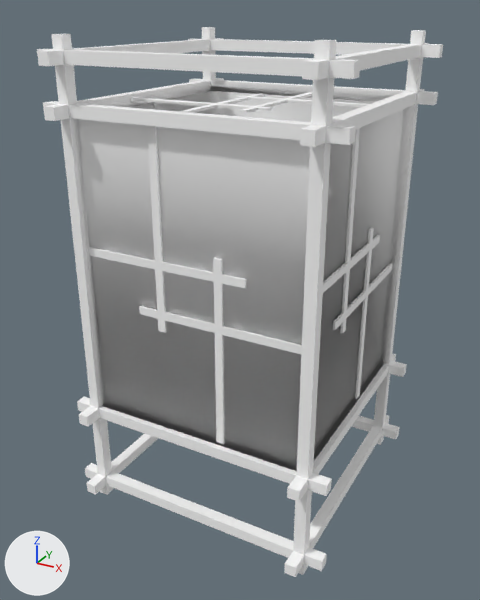
The FBX model Assets/Resources/Models/Environment/White lamp - floor.fbx, before and after one commit.
One viewpoint serves both versions: a 50 mm lens placed at (0.0688, -0.1304, 0.1187), pointed at (-0.0012, -0.0031, 0.055). Every picture has the same lights, and +X, +Y and +Z are marked at lower left. Where no turn or scale is listed for an object, it has been applied to the vertices.
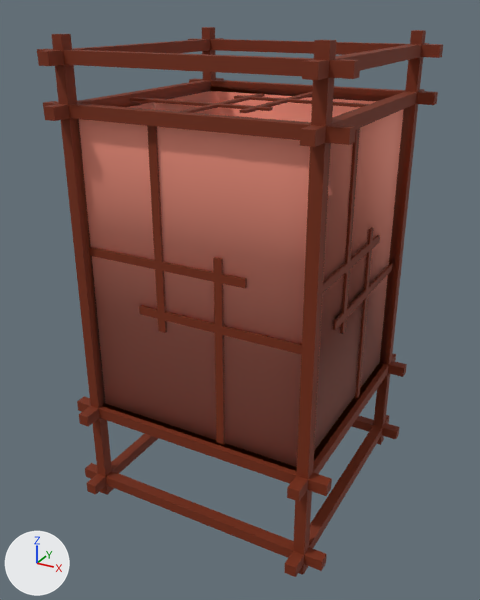
What differs and where, as boxes [x1, y1, x2, y2] in the pictures (480 x 600 px):
'pCube26', recoloured (white to brown): [37, 27, 443, 577] in both

What the commit changed:
Material 'lamp_wood' (mat_lamp_wood) changes colour from white #ffffff to brown #752700; in linear values from (1.0, 1.0, 1.0) to (0.178, 0.0205, 0.0).
Material 'transparent' (mat_transparent) changes colour from white #ffffff to pink #ff9a86; in linear values from (1.0, 1.0, 1.0) to (1.0, 0.325, 0.237).
